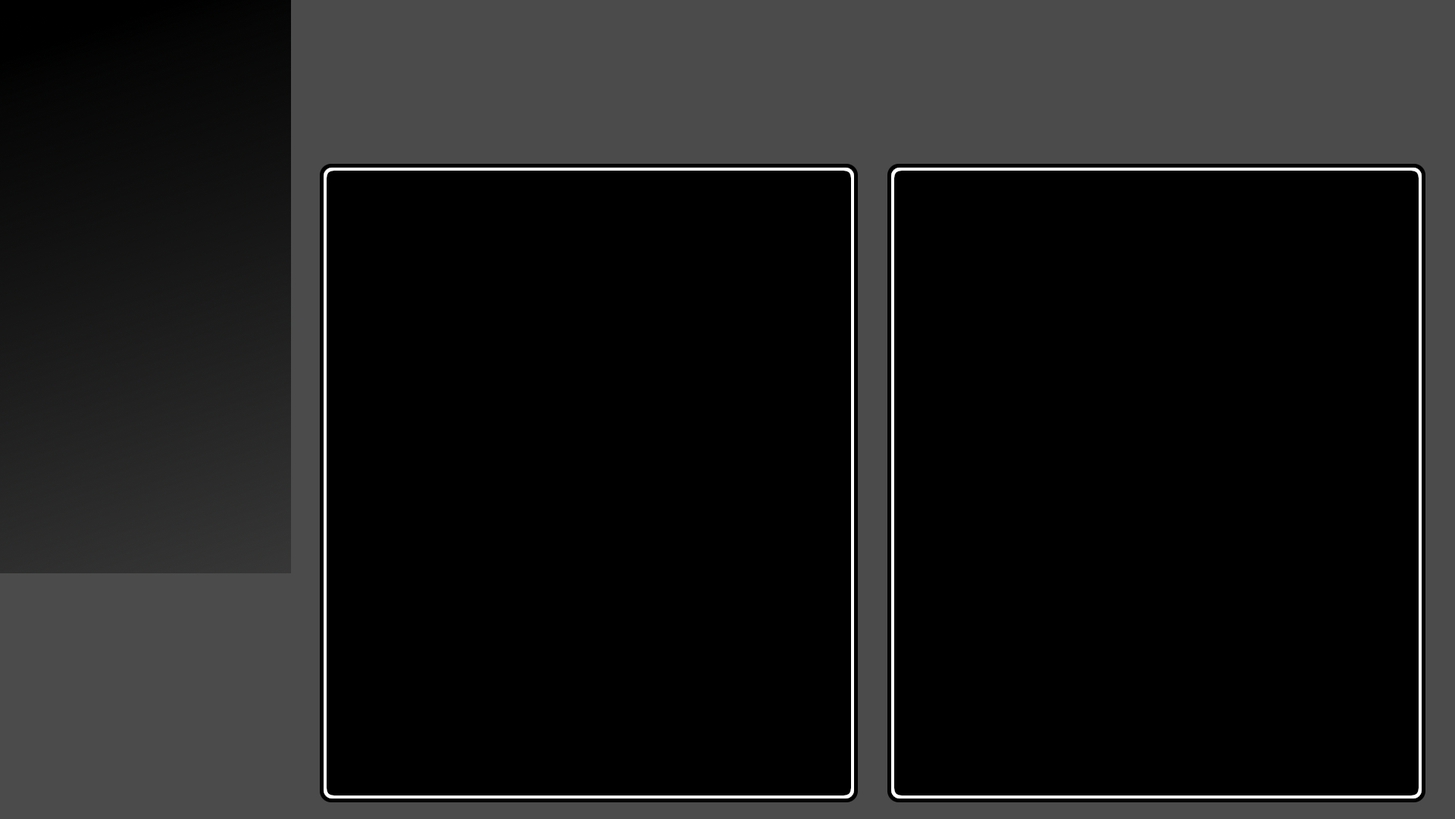
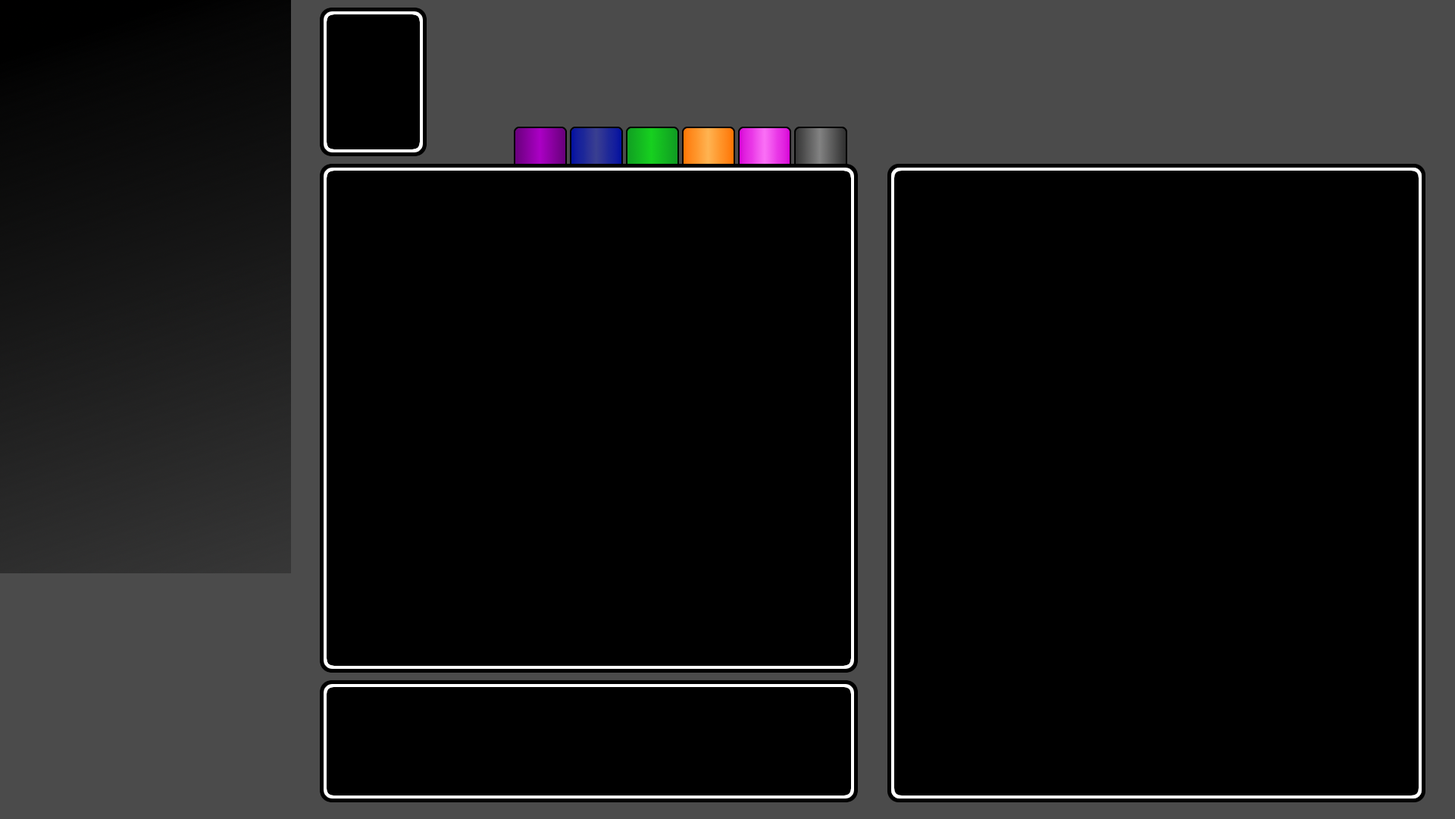
Layer changes from the first 1455×819 image to the second:
added layer "Character" above "Pasted Layer #1" over box(319, 7, 427, 157)
added layer "Side Area" above "Stats Screen" over box(319, 679, 859, 802)
added layer "Stats Screen" above "Deck Area" over box(319, 163, 859, 673)
renamed "Deack Area" to "Sets Area", painted on it over box(319, 163, 859, 802)
added layer "Flags copy #4" above "flag back copy #4" over box(515, 128, 566, 164)
added layer "flag back copy #4" above "Flags copy #3" over box(513, 126, 567, 164)
added layer "Flags copy #3" above "flag back copy #3" over box(571, 128, 622, 164)
added layer "flag back copy #3" above "Flags copy #2" over box(570, 126, 624, 164)
added layer "Flags copy #2" above "flag back copy" over box(627, 128, 678, 164)
added layer "flag back copy" above "Flags copy #1" over box(626, 126, 680, 164)
added layer "Flags copy #1" above "flag back copy #2" over box(683, 128, 734, 164)
added layer "flag back copy #2" above "Flags copy" over box(682, 126, 736, 164)
added layer "Flags copy" above "flag back copy #1" over box(739, 128, 790, 164)
added layer "flag back copy #1" above "Flags" over box(738, 126, 792, 164)
added layer "Flags" above "flag back" over box(795, 128, 846, 172)
added layer "flag back" above "Card Inspector" over box(794, 126, 848, 172)
